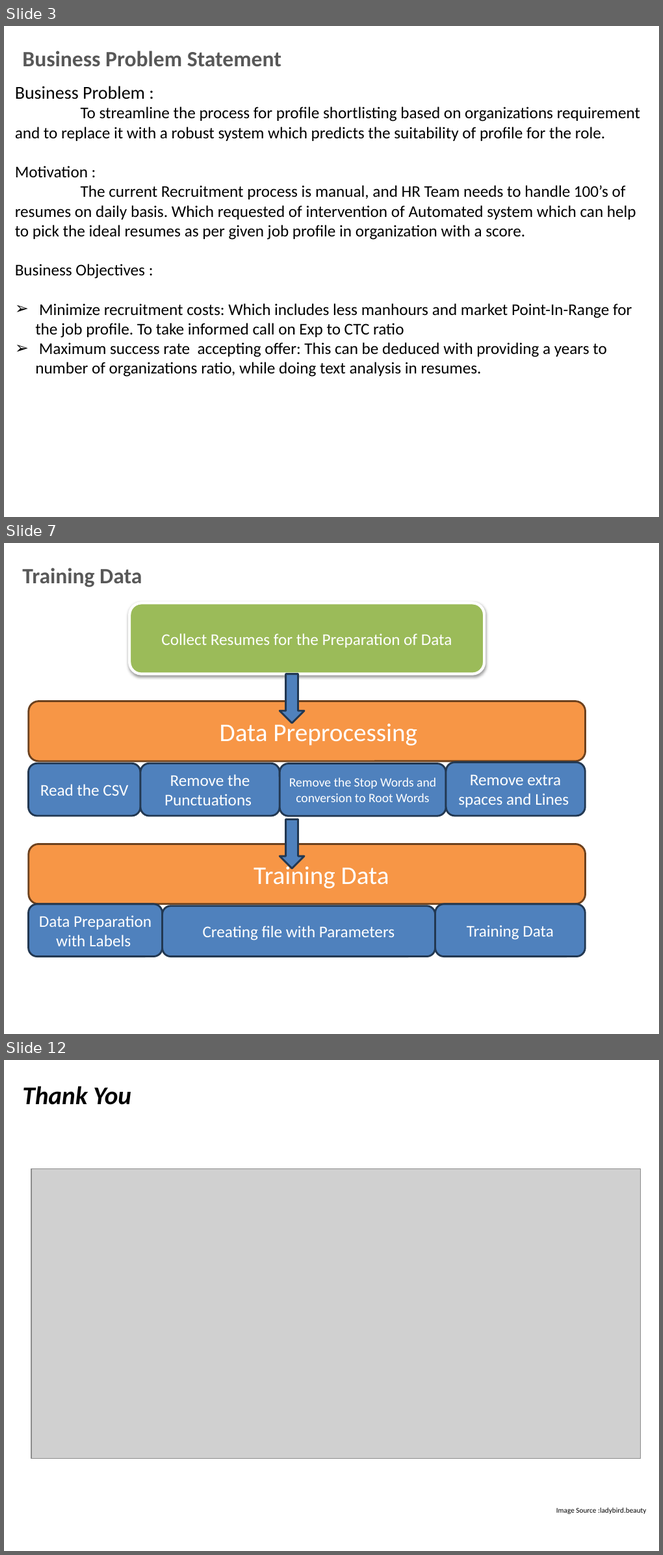
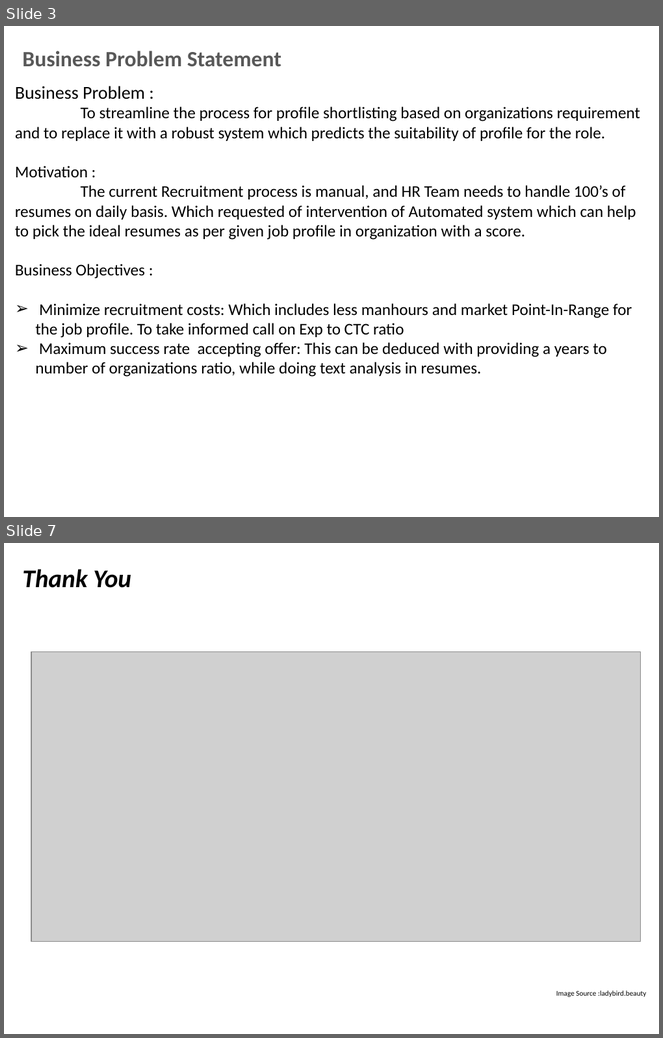
Before and after one commit to anirudhyadav/ISBG4FP1, a slide deck: Foundation_Project_G4__Final_Review_Trending_Jobs.pptx. Shown one above the other, each under a label of ours: slides 3, 7 and 12 before the commit, slides 3 and 7 after it; the slides between them are not shown. The pictures are 663x1555 and 663x1038 pixels, drawn with LibreOffice and Linux fonts; fonts in the diff are those of the drawing; grey boxes stand for pictures; background and template pictures are left out. Boxes give left, top, right and bottom in pixels: in the first picture for what was removed or moved away, otherwise in the second. Text is boxed around its words. In the diff, an @@ line names an element or a change of style, - is before the commit and + after.

Commit message:
PPT preparation

```diff
--- a/Foundation_Project_G4__Final_Review_Trending_Jobs.pptx
+++ b/Foundation_Project_G4__Final_Review_Trending_Jobs.pptx
@@ slide 7 removed at box(4, 543, 659, 1034), background picture (left out); not listed: 1 template element that a slide beside it also shows @@
@@ title removed at box(22, 568, 142, 587) @@
-Training Data
@@ rounded rectangle removed at box(130, 603, 485, 674) @@
-Collect Resumes for the Preparation of Data
@@ down arrow removed at box(280, 674, 305, 723) @@
@@ rounded rectangle removed at box(29, 702, 586, 762) @@
-Data Preprocessing
@@ rounded rectangle removed at box(28, 764, 140, 816) @@
-Read the CSV
@@ rounded rectangle removed at box(140, 764, 279, 816) @@
-Remove the Punctuations
@@ rounded rectangle removed at box(280, 764, 446, 816) @@
-Remove the Stop Words and conversion to Root Words
@@ rounded rectangle removed at box(446, 763, 585, 816) @@
-Remove extra spaces and Lines
@@ down arrow removed at box(280, 819, 305, 869) @@
@@ rounded rectangle removed at box(29, 845, 586, 904) @@
-Training Data
@@ rounded rectangle removed at box(28, 904, 162, 956) @@
-Data Preparation with Labels
@@ rounded rectangle removed at box(163, 906, 436, 956) @@
-Creating file with Parameters
@@ rounded rectangle removed at box(435, 904, 585, 956) @@
-Training Data
@@ what was slide 12 is now slide 7 @@
```
Also in this commit, not shown: 1 slide changed, 3 slides added, 6 other slides removed.
